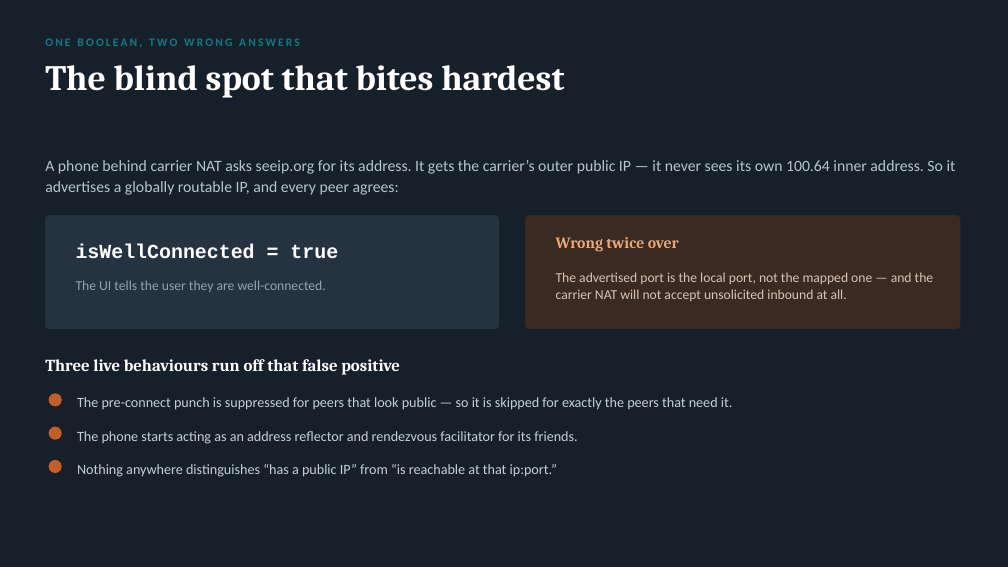
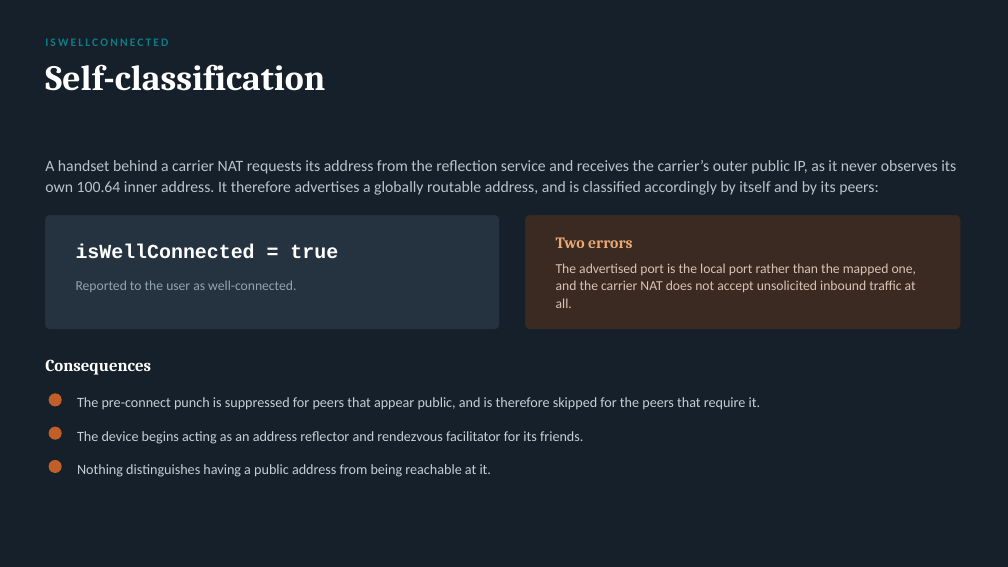
Before and after one commit to danbachar/grassroots-networking, a slide deck: slide 4 of docs/student-projects/grassroots-nat-project.pptx. Drawn at 1008x567 pixels with LibreOffice and Linux fonts; fonts in the diff are those of the drawing. Boxes give left, top, right and bottom in pixels: in the first picture for what was removed or moved away, otherwise in the second. Text is boxed around its words. In the diff, an @@ line names an element or a change of style, - is before the commit and + after.

```diff
--- a/docs/student-projects/grassroots-nat-project.pptx
+++ b/docs/student-projects/grassroots-nat-project.pptx
@@ text at [45, 38, 168, 46]: text changed @@
-ONE BOOLEAN, TWO WRONG ANSWERS
+ISWELLCONNECTED
@@ text at [45, 64, 325, 91]: text changed @@
-The blind spot that bites hardest
+Self-classification
@@ text at [45, 160, 956, 195]: text changed @@
-A phone behind carrier NAT asks seeip.org for its address. It gets the carrier’s outer public IP — it never sees its own 100.64 inner address. So it advertises a globally routable IP, and every peer agrees:
+A handset behind a carrier NAT requests its address from the reflection service and receives the carrier’s outer public IP, as it never observes its own 100.64 inner address. It therefore advertises a globally routable address, and is classified accordingly by itself and by its peers:
@@ text at [556, 237, 633, 248]: text changed @@
-Wrong twice over
+Two errors
@@ text at [556, 263, 917, 308]: text changed @@
-The advertised port is the local port, not the mapped one — and the carrier NAT will not accept unsolicited inbound at all.
+The advertised port is the local port rather than the mapped one, and the carrier NAT does not accept unsolicited inbound traffic at all.
@@ text at [76, 280, 296, 292]: text changed @@
-The UI tells the user they are well-connected.
+Reported to the user as well-connected.
@@ text at [45, 359, 151, 375]: text changed @@
-Three live behaviours run off that false positive
+Consequences
@@ text at [77, 397, 761, 410]: text changed @@
-The pre-connect punch is suppressed for peers that look public — so it is skipped for exactly the peers that need it.
+The pre-connect punch is suppressed for peers that appear public, and is therefore skipped for the peers that require it.
@@ text at [77, 431, 583, 444]: text changed @@
-The phone starts acting as an address reflector and rendezvous facilitator for its friends.
+The device begins acting as an address reflector and rendezvous facilitator for its friends.
@@ text at [77, 464, 492, 477]: text changed @@
-Nothing anywhere distinguishes “has a public IP” from “is reachable at that ip:port.”
+Nothing distinguishes having a public address from being reachable at it.
```
Also in this commit, not shown: 10 other slides changed, 3 other files.
